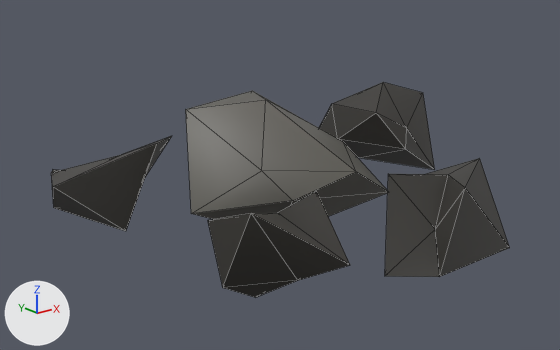
Two versions of the glTF model assets/models/prop_scree.glb, one commit apart.
Both versions are drawn from a 50 mm lens placed at (-1.92, -2.44, 1.24), pointed at (-0.01, -0.06, 0.29). The lights are fixed; the arrows at lower left show +X, +Y and +Z. The picture after the commit comes second. Mesh edges are drawn as thin lines. Vertices at exactly the same position are counted once.

The scene before the commit, as lines of its bpy script (objects in view):
```python
me_prop = bpy.data.meshes.new('prop')
me_prop.from_pydata(...)  # 60 vertices, 100 faces; spans x -0.87..1.08, y -0.88..0.68, z 0.0..0.61
me_prop.materials.append(mat_defaultmaterial)
ob_prop = bpy.data.objects.new('prop', me_prop)
ob_prop.location = (0.0, 0.0, 0.0)
```
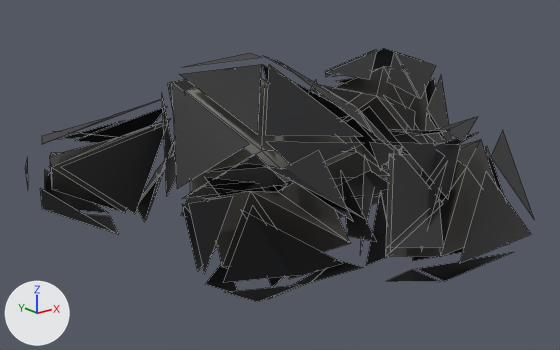
Boxes (x1, y1, x2, y2) around the edits, measured in the pictures (560 x 350 px; the box of a moved part takes in the faces that stretch with it):
'prop', reshaped (11% wider, 18% taller): before (51, 82, 510, 297); after (25, 48, 535, 302)
part 1 of me_prop, moved or reshaped: before (186, 91, 388, 219); after (185, 78, 388, 199)
part 2 of me_prop, moved or reshaped: before (319, 82, 435, 170); after (334, 66, 434, 150)
part 3 of me_prop, moved or reshaped: before (51, 136, 172, 231); after (50, 119, 171, 213)
part 4 of me_prop, moved or reshaped: before (385, 158, 510, 277); after (386, 139, 497, 257)
part 5 of me_prop, moved or reshaped: before (208, 191, 350, 297); after (207, 183, 351, 269)
part 6 of me_prop, added: after (25, 48, 535, 302)

What the commit changed:
me_prop is used by ob_prop; location (0.0, 0.0, 0.0).
me_prop had 60 vertices, 100 faces and spanned x -0.87..1.08, y -0.88..0.68, z 0.0..0.61.
me_prop now has 360 vertices, 200 faces and spans x -0.95..1.17, y -0.96..0.73, z 0.0..0.78.
me_prop part 1: the loose piece of 12 vertices spanning x -0.46..0.4, y -0.45..0.28, z 0.03..0.61 is moved by (0.0, 0.0, 0.08).
me_prop part 2: the loose piece of 12 vertices spanning x 0.54..1.08, y -0.11..0.6, z 0.09..0.55 is moved by (0.0, 0.0, 0.08).
me_prop part 3: the loose piece of 12 vertices spanning x -0.87..-0.26, y 0.16..0.68, z 0.11..0.42 is moved by (0.0, 0.0, 0.08).
me_prop part 4: the loose piece of 12 vertices spanning x -0.06..0.53, y -0.88..-0.45, z 0.05..0.39 is moved by (0.0, 0.0, 0.08).
me_prop part 5: the loose piece of 12 vertices spanning x -0.57..-0.15, y -0.78..-0.26, z 0.0..0.37 is moved by (0.0, 0.0, 0.08).
Part 6, on me_prop:
300 vertices are added at x -0.95..1.17, y -0.96..0.73, z 0.0..0.78.
100 new faces join them.
